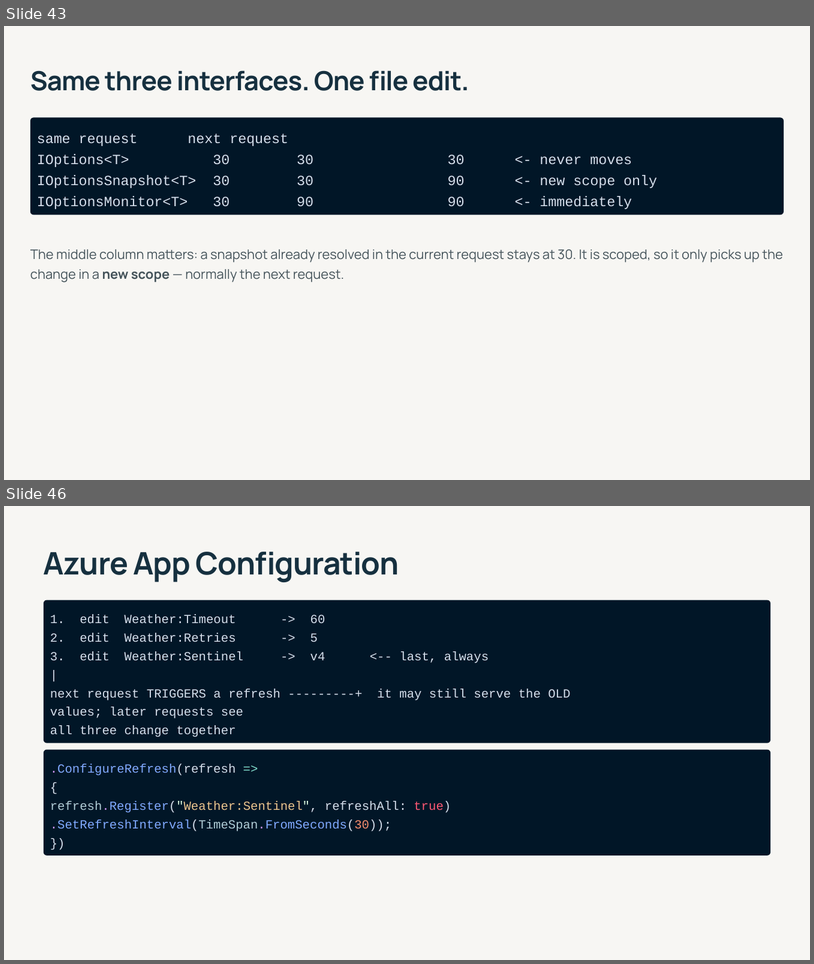
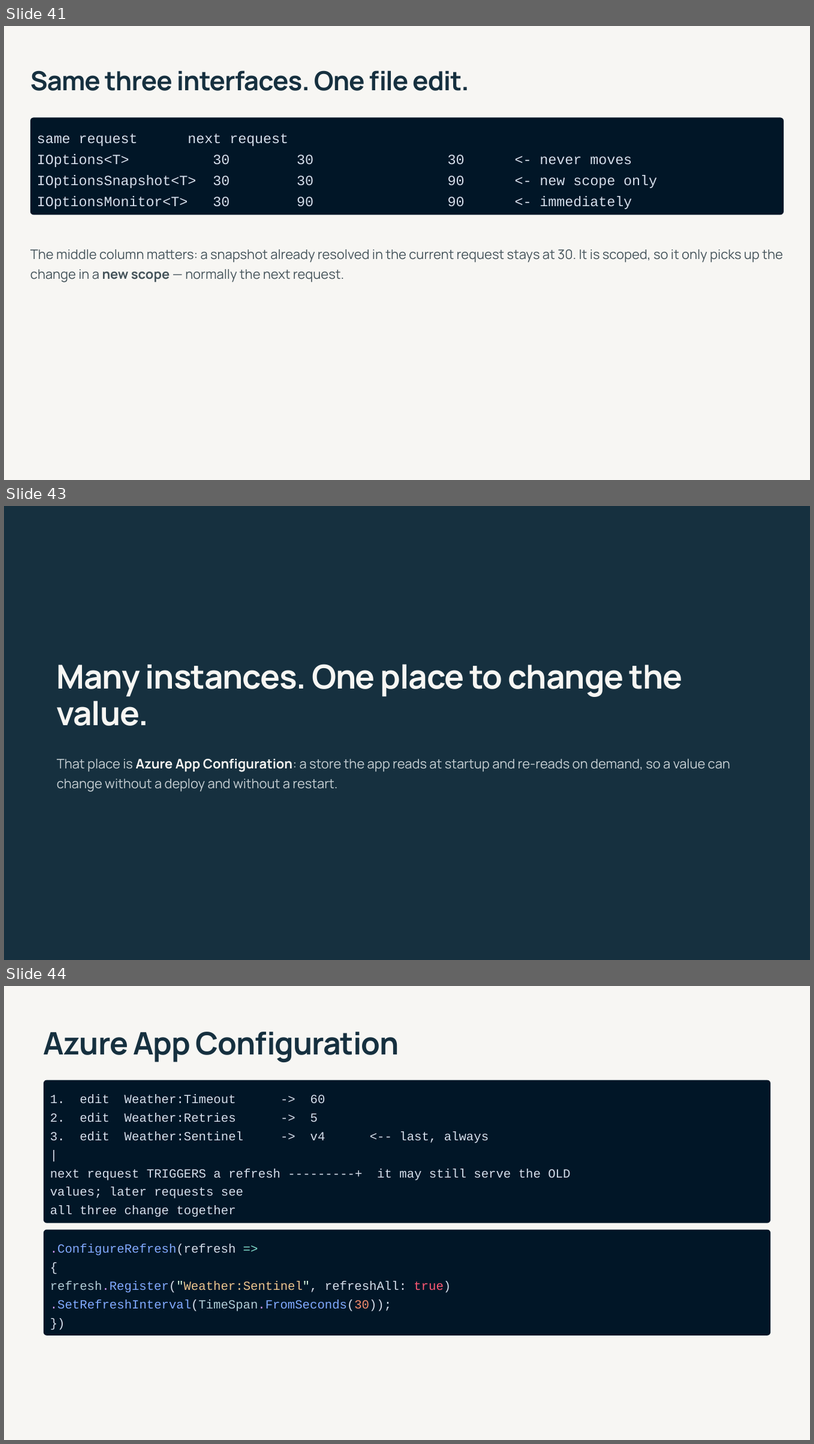
Before and after one commit to 1kevgriff/modern-dotnet-configuration, a slide deck: slides/modern-dotnet-configuration.pptx. Shown one above the other, each under a label of ours: slides 43 and 46 before the commit, slides 41, 43 and 44 after it; the slides between them are not shown. The pictures are 814x964 and 814x1444 pixels, drawn with LibreOffice and Linux fonts; fonts in the diff are those of the drawing. Boxes give left, top, right and bottom in pixels: in the first picture for what was removed or moved away, otherwise in the second. Text is boxed around its words. In the diff, an @@ line names an element or a change of style, - is before the commit and + after.

```diff
--- a/slides/modern-dotnet-configuration.pptx
+++ b/slides/modern-dotnet-configuration.pptx
@@ slide 43 added at [4, 506, 810, 960], background #FFFFFF @@
@@ rectangle added at [4, 506, 810, 960], fill #16303F @@
@@ text added at [57, 664, 683, 726], 30 pt, text #F7F6F3, bold @@
+Many instances. One place to change the value.
@@ text added at [57, 759, 731, 792], 12 pt, text #C7D0D4 @@
+That place is Azure App Configuration: a store the app reads at startup and re-reads on demand, so a value can change without a deploy and without a restart.
@@ what was slide 43 is now slide 41 @@
@@ what was slide 46 is now slide 44 @@
```
Also in this commit, not shown: 11 slides changed, 2 other slides added, 7 slides removed, 3 other files.
